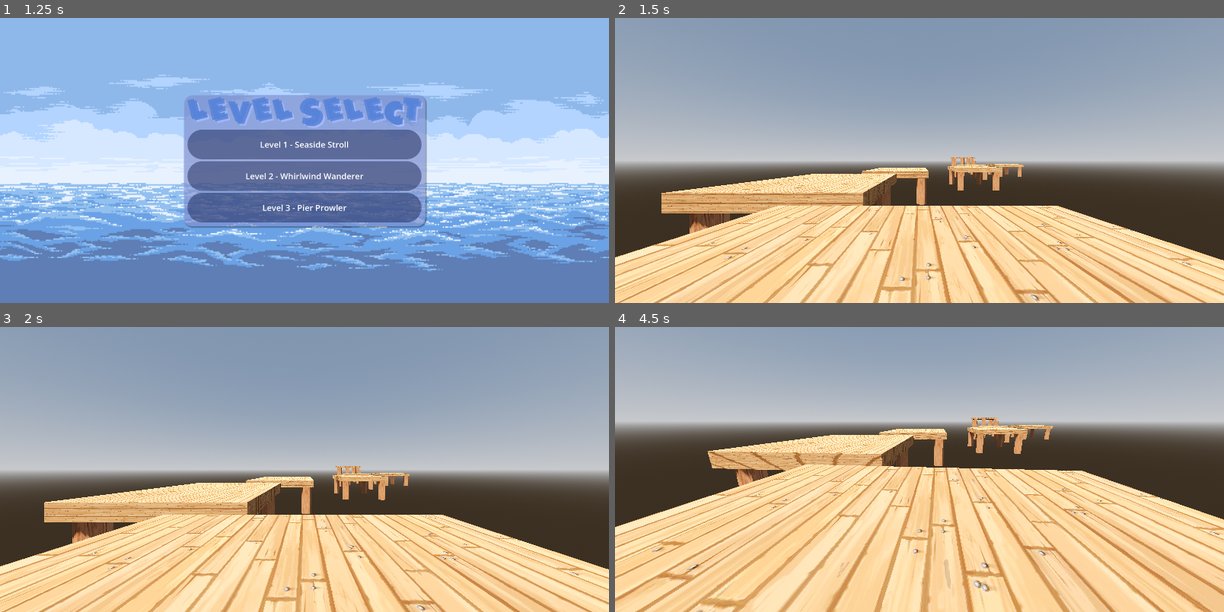
Above: before the commit, frames 1-4 (two rows, left to right).
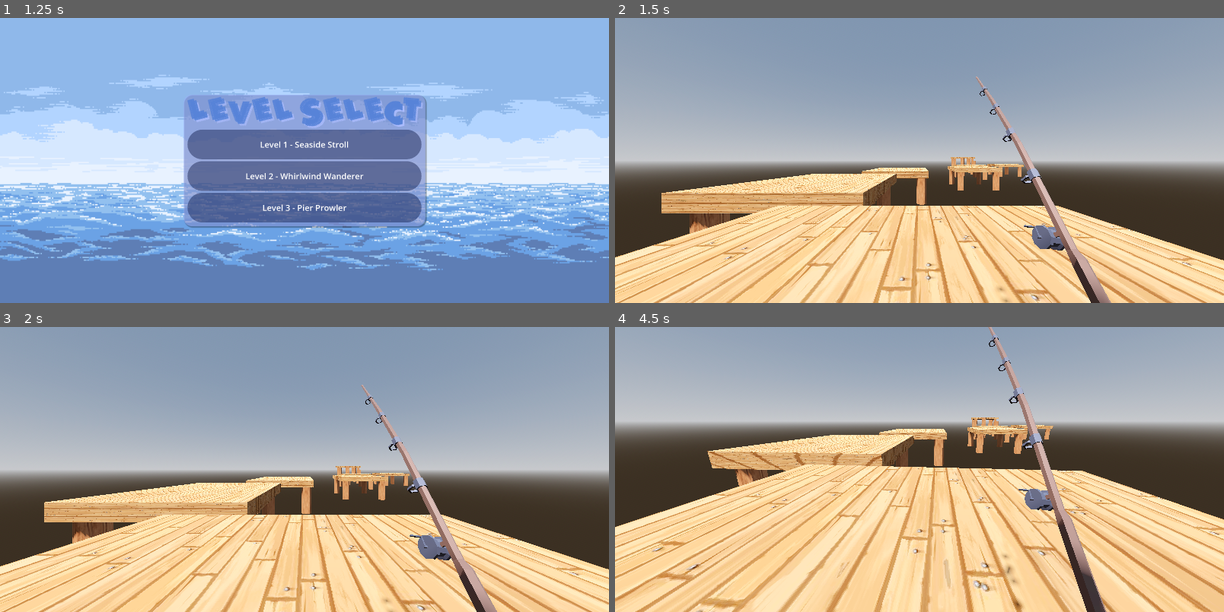
Above: after the commit, the same moments.

Repository: JSAllred-ksu/Hack2023
Game: Godot game, scene res://main_menu.tscn
Same seed, same stepped clock (60 frames per second), same inputs: the game is played once before the commit and once after it.
Inputs (mouse positions are in pixels of both pictures, inside the frame that each line leads up to):
- Up to frame 1 (1.25 s): click "Level Select" at 0.5 s
- Up to frame 2 (1.5 s): click "Level 1 - Seaside Stroll" at 1.25 s
- Up to frame 3 (2 s): no input
- Up to frame 4 (4.5 s): tap Enter (ui_accept) at 2, 4.25 s; move the mouse to (949, 469) at 2.02 s; hold Shift (sprint) 2.03-2.78 s; hold Up (ui_up) from 2.03 s (still down); tap Space (jump) at 2.27, 3.02 s; move the mouse to (889, 469) at 2.77 s; tap Shift (sprint) at 2.85, 4.35 s; move the mouse to (931, 463) at 3.52 s; hold Shift (sprint) 3.53-4.28 s; move the mouse to (913, 475) at 4.27 s

Frame 1 is identical in both runs. In frame 2, 1.8% of the frame differs, in the area x 59-82%, y 20-100%; in frame 3, 1.8%; in frame 4, 2.4%, in the area x 61-81%, y 0-100%.

Commit message:
Rod is IN PROGRAM
no longer appears only when running scene

Diff:
--- a/LevelSelect.gd
+++ b/LevelSelect.gd
@@ -4,7 +4,7 @@
 	Input.set_mouse_mode(Input.MOUSE_MODE_VISIBLE)
 
 func _on_lvl_1btn_pressed():
-	get_tree().change_scene_to_file("res://world.tscn")
+	get_tree().change_scene_to_file("res://LevelOne.tscn")
 
 
 func _on_lvl_2btn_pressed():
Not shown: 2 places in level_select.tscn that only renumber resources
Not shown: 1 places in new_theme.tres that only renumber resources
